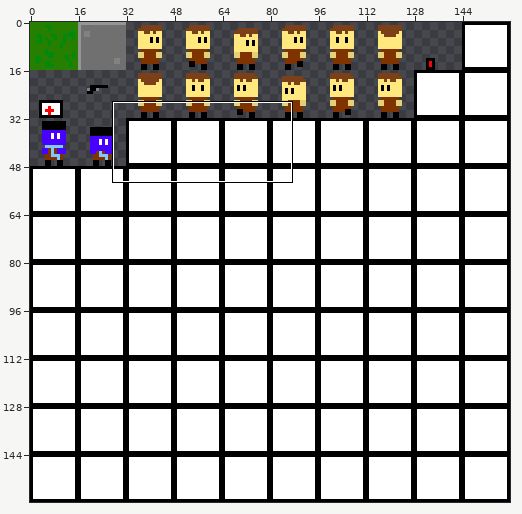
Two versions of one sprite sheet, res/spritesheet.png. The first picture is a wide view before the edit; the outline marks the close-up.
Close-up. As it was:
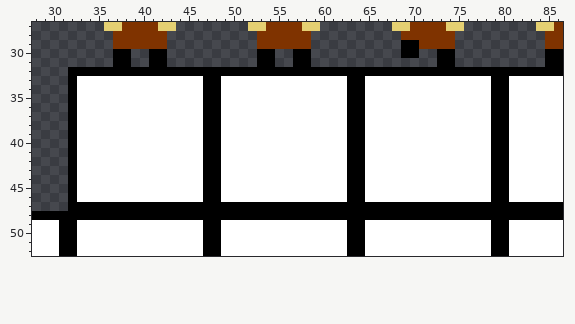
The file is 160x160 pixels. Colours within 5 levels of each other are drawn and written as one. Shown: x 28..86, y 27..52.
Now the later version:
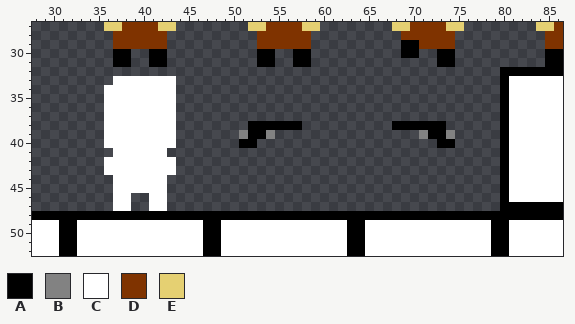
Palette (. is transparent): A #000000  B #828282  C #ffffff  D #7f3300  E #e5d072
The edit:
Colour A replaces colour C in row 38 at x 52 to 57 and 68 to 73; in row 39 at x 52 to 53 and 72 to 73; in row 40 at x 51 to 52 and 73 to 74.
Colour B replaces colour C in row 39 at x 51, 54, 71 and 74.
Colour C replaces colour A in row 47 at x 37 to 38 and 41 to 42.
The edit erases colour A in row 32 at x 32 to 79; in rows 33 to 46 at x 32, 47 to 48, 63 to 64 and 79; in row 47 at x 32 to 36, 39 to 40 and 43 to 79.
The edit erases colour C in row 33 at x 33 to 36, 44 to 46, 49 to 62 and 65 to 78; in rows 34 to 37 at x 33 to 35, 44 to 46, 49 to 62 and 65 to 78; in row 38 at x 33 to 35, 44 to 46, 49 to 51, 58 to 62, 65 to 67 and 74 to 78; in row 39 at x 33 to 35, 44 to 46, 49 to 50, 55 to 62, 65 to 70 and 75 to 78; in row 40 at x 33 to 35, 44 to 46, 49 to 50, 53 to 62, 65 to 72 and 75 to 78; in row 41 at x 33 to 36, 43 to 46, 49 to 62 and 65 to 78.
The edit erases colour C in rows 42 to 43 at x 33 to 35, 44 to 46, 49 to 62 and 65 to 78; in rows 44 to 45 at x 33 to 36, 43 to 46, 49 to 62 and 65 to 78; in row 46 at x 33 to 36, 39 to 40, 43 to 46, 49 to 62 and 65 to 78.
Changed places in both close-ups, as pixel boxes (x1, y1, x2, y2):
changed: (68, 67, 500, 211)
